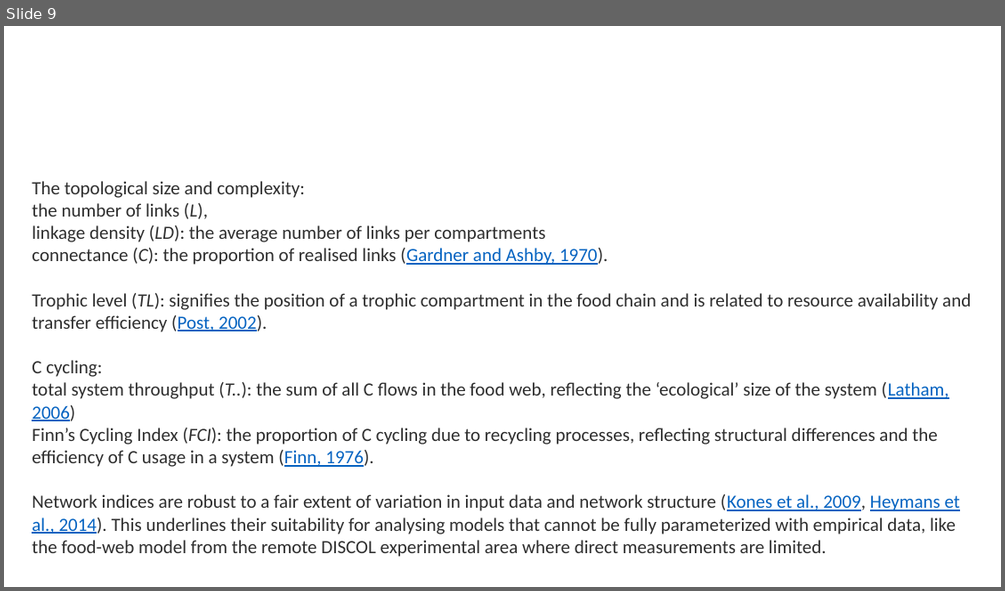
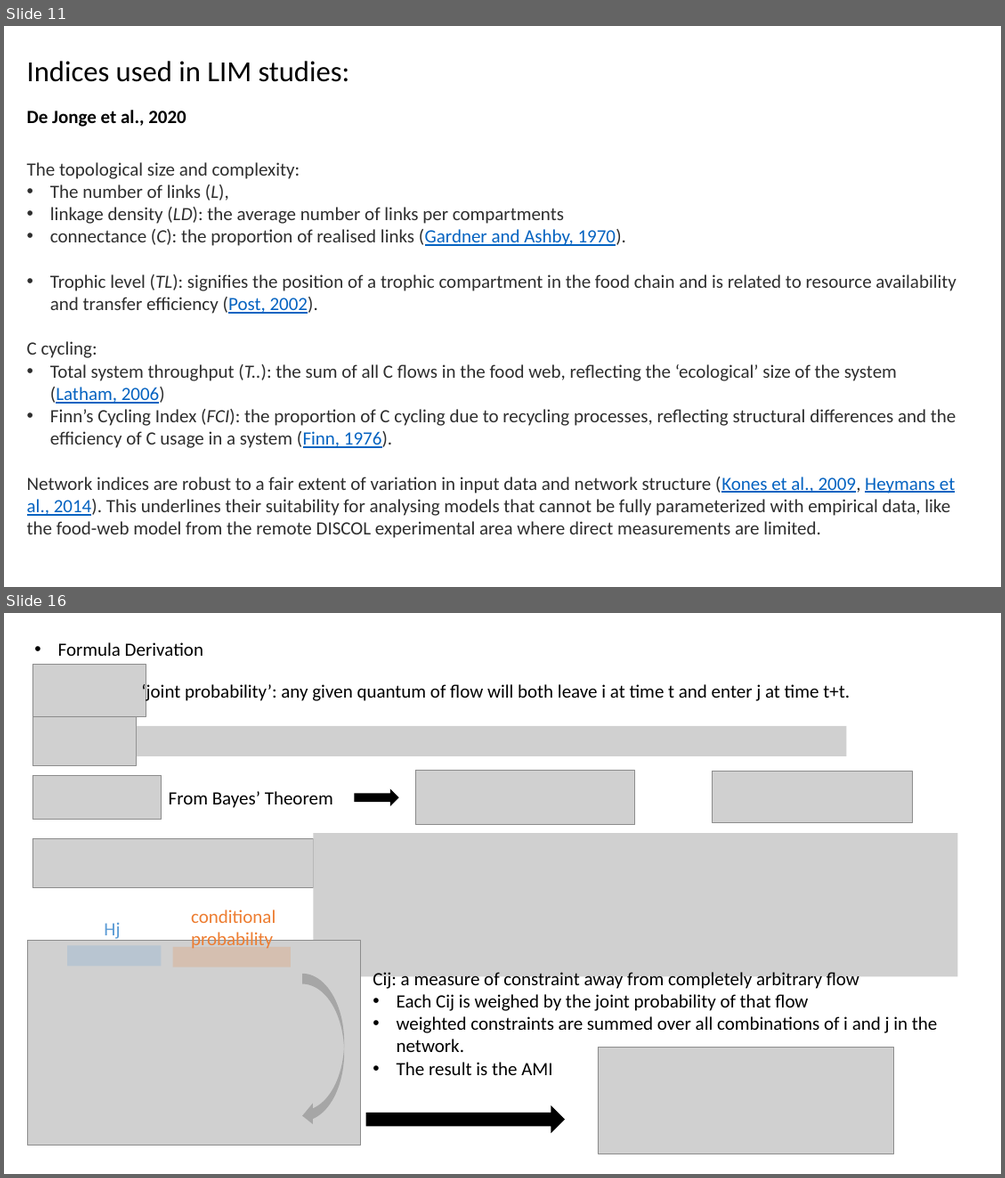
Before and after one commit to chueh1115/GPSC_data, a slide deck: context/GCfoodweb_p3.pptx. Shown one above the other, each under a label of ours: slide 9 before the commit, slides 11 and 16 after it; the slides between them are not shown. The pictures are 1005x591 and 1005x1178 pixels, drawn with LibreOffice and Linux fonts; fonts in the diff are those of the drawing; grey boxes stand for pictures. Boxes give left, top, right and bottom in pixels: in the first picture for what was removed or moved away, otherwise in the second. Text is boxed around its words. In the diff, an @@ line names an element or a change of style, - is before the commit and + after.

```diff
--- a/context/GCfoodweb_p3.pptx
+++ b/context/GCfoodweb_p3.pptx
@@ slide 16 added at [4,613,1001,1174], background #FFFFFF @@
@@ picture added at [32,665,146,716] @@
@@ text added at [58,642,203,656], 18 pt, text #000000 @@
+• Formula Derivation
@@ text added at [141,682,850,703], 18 pt, text #000000 @@
+‘joint probability’: any given quantum of flow will both leave i at time t and enter j at time t+t.
@@ picture added at [32,716,137,765] @@
@@ picture added at [137,726,846,755] @@
@@ picture added at [415,770,635,825] @@
@@ picture added at [712,771,913,823] @@
@@ picture added at [32,775,161,819] @@
@@ text added at [169,791,333,808], 18 pt, text #000000 @@
+From Bayes’ Theorem
@@ right arrow added at [355,790,398,805], fill #000000, outline #000000 1 pt @@
@@ picture added at [32,839,314,888] @@
@@ picture added at [314,833,958,976] @@
@@ text added at [104,922,120,941], 18 pt, text #5B9BD5 @@
+Hj
@@ text added at [191,909,275,949], 18 pt, text #ED7D31 @@
+conditional probability
@@ picture added at [27,941,360,1144] @@
@@ rectangle added at [67,946,161,966], fill #5B9BD5 at 20% opacity @@
@@ rectangle added at [173,947,291,966], fill #ED7D31 at 20% opacity @@
@@ curved right arrow added at [302,973,344,1126], fill #000000 at 20% opacity @@
@@ text added at [372,972,937,1075], 18 pt, text #000000 @@
+Cij: a measure of constraint away from completely arbitrary flow
+• Each Cij is weighed by the joint probability of that flow
+• weighted constraints are summed over all combinations of i and j in the network.
+• The result is the AMI
@@ picture added at [598,1046,894,1153] @@
@@ right arrow added at [367,1107,564,1132], fill #000000, outline #000000 1 pt @@
@@ what was slide 9 is now slide 11 @@
@@ slide 11 changed as well @@
@@ text added at [27,61,350,82], 28 pt, text #000000 @@
+Indices used in LIM studies:
@@ text added at [27,110,186,127], 18 pt, text #000000, bold @@
+De Jonge et al., 2020
@@ text "The topological size and complexity:": place and size @@
-text "The topological size and complexity:" at [32,181,971,556]
+text "The topological size and complexity:" at [27,162,956,538]
@@ text at [50,184,229,200]: text changed @@
-the number of links (L),
+• The number of links (L),
@@ text at [50,207,956,448]: bullet none to • @@
@@ text at [50,364,897,403]: text changed @@
-total system throughput (T..): the sum of all C flows in the food web, reflecting the ‘ecological’ size of the system (Latham, 2006)
+• Total system throughput (T..): the sum of all C flows in the food web, reflecting the ‘ecological’ size of the system (Latham, 2006)
```
Also in this commit, not shown: 6 other slides changed, 6 other slides added, 14 other files.
